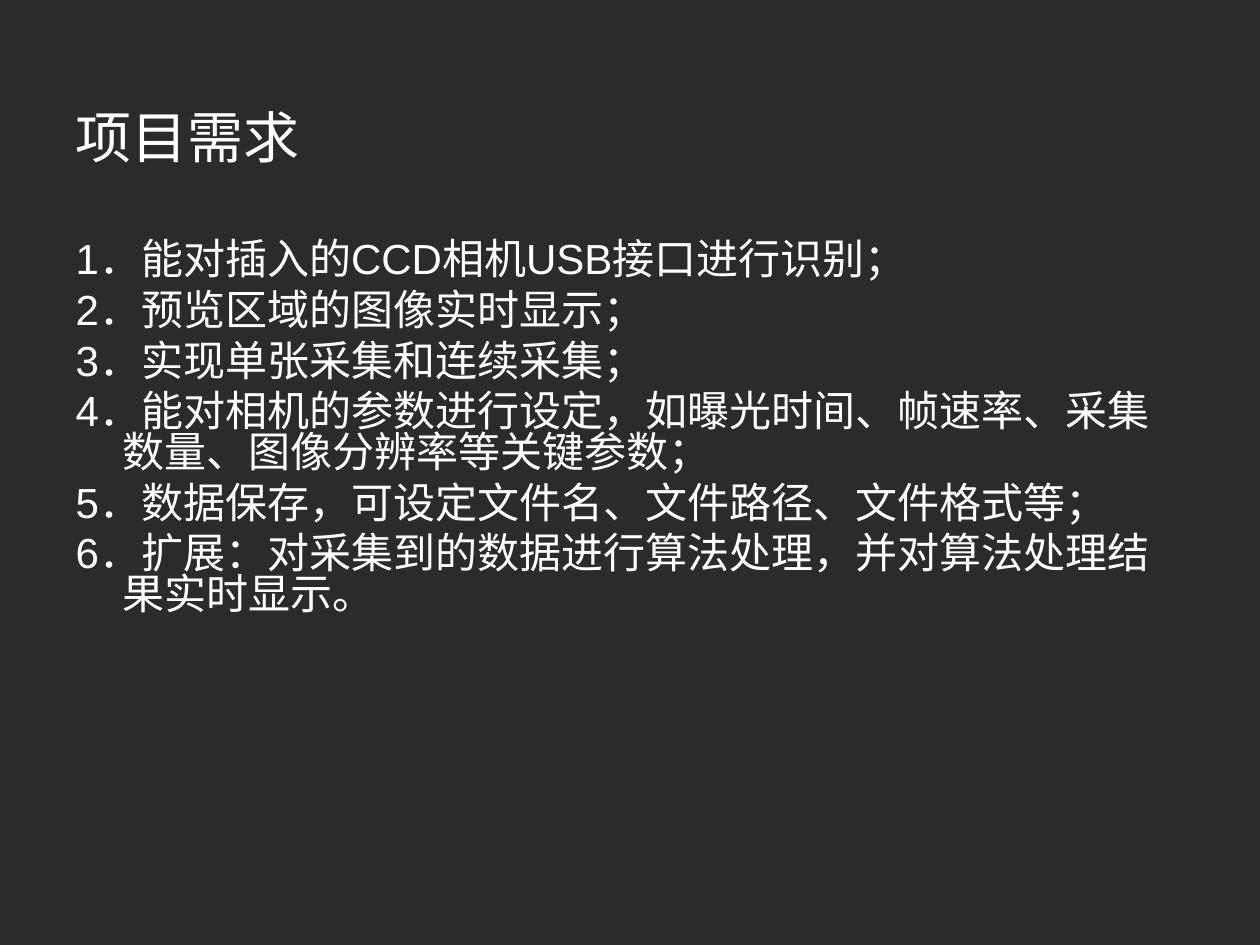
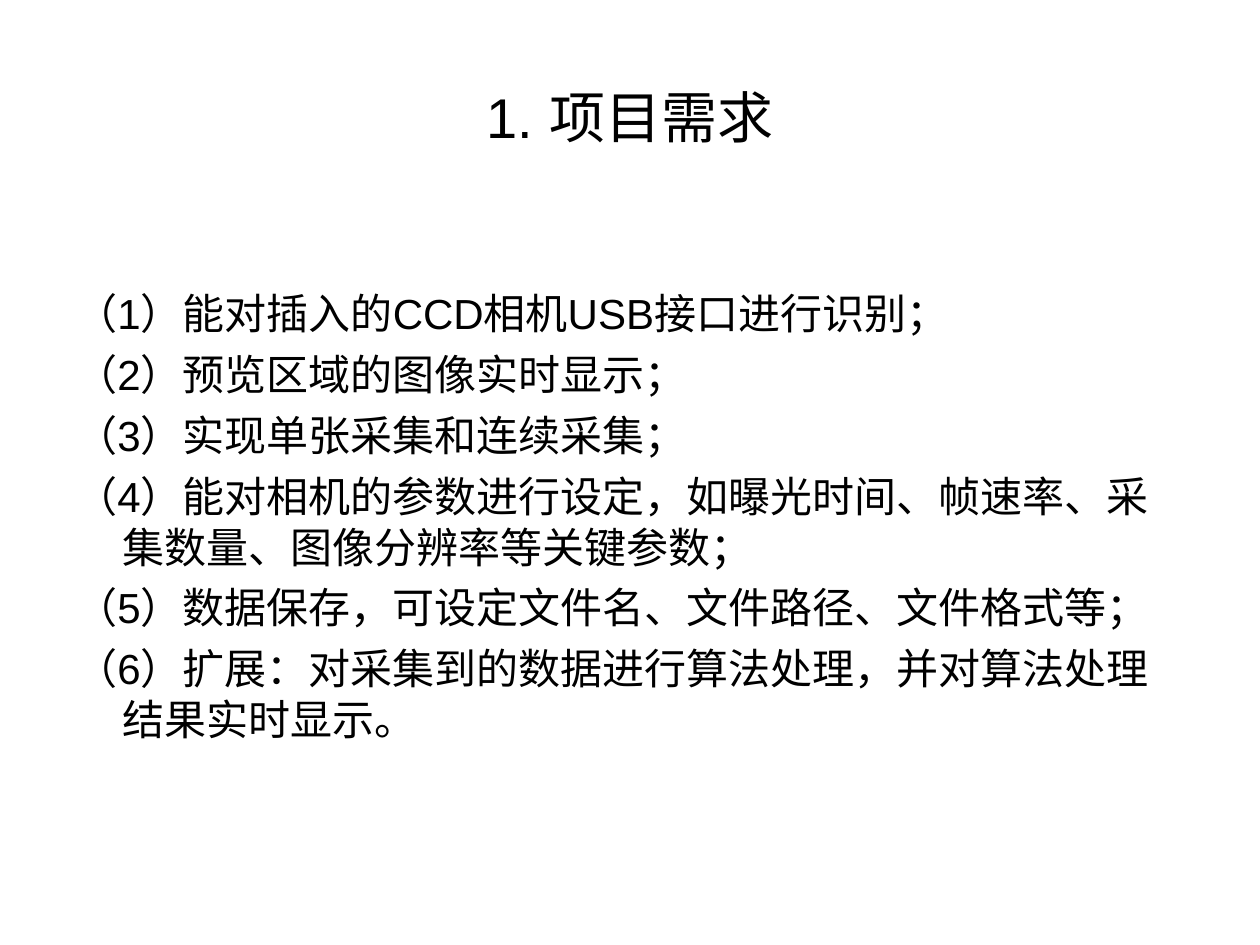
Before and after one commit to aihes/PylonCamera, a slide deck: slide 8 of paper/激光散斑系统CCD相机数据采集控制软件设计.ppt (slide 5 before the commit). Drawn at 1260x945 pixels with LibreOffice and Linux fonts; fonts in the diff are those of the drawing; background and template pictures are left out; a plain dark background stands for a picture behind light text. Boxes give left, top, right and bottom in pixels: in the first picture for what was removed or moved away, otherwise in the second. Text is boxed around its words. In the diff, an @@ line names an element or a change of style, - is before the commit and + after.

```diff
--- a/paper/激光散斑系统CCD相机数据采集控制软件设计.ppt
+++ b/paper/激光散斑系统CCD相机数据采集控制软件设计.ppt
@@ background picture (left out) to #FFFFFF @@
@@ title at [487, 91, 773, 143]: text changed; font Montserrat to Arial; text colour #FFFFFF to #000000 @@
-项目需求
+1. 项目需求
@@ text at [75, 293, 1148, 739]: text changed; text colour #FFFFFF to #000000 @@
-1．能对插入的CCD相机USB接口进行识别；
-2．预览区域的图像实时显示；
-3．实现单张采集和连续采集；
-4．能对相机的参数进行设定，如曝光时间、帧速率、采集数量、图像分辨率等关键参数；
-5．数据保存，可设定文件名、文件路径、文件格式等；
-6．扩展：对采集到的数据进行算法处理，并对算法处理结果实时显示。
+（1）能对插入的CCD相机USB接口进行识别；
+（2）预览区域的图像实时显示；
+（3）实现单张采集和连续采集；
+（4）能对相机的参数进行设定，如曝光时间、帧速率、采集数量、图像分辨率等关键参数；
+（5）数据保存，可设定文件名、文件路径、文件格式等；
+（6）扩展：对采集到的数据进行算法处理，并对算法处理结果实时显示。
```
Also in this commit, not shown: 12 other slides changed, 10 slides added, 4 slides removed, 7 other files.
